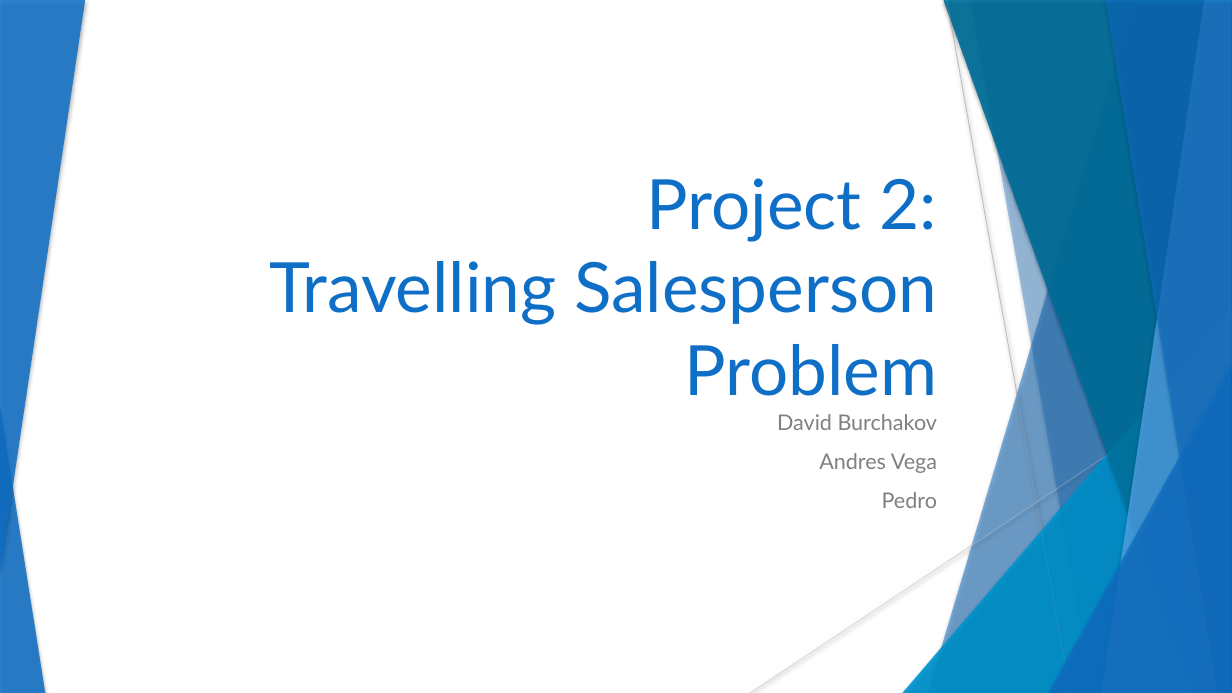
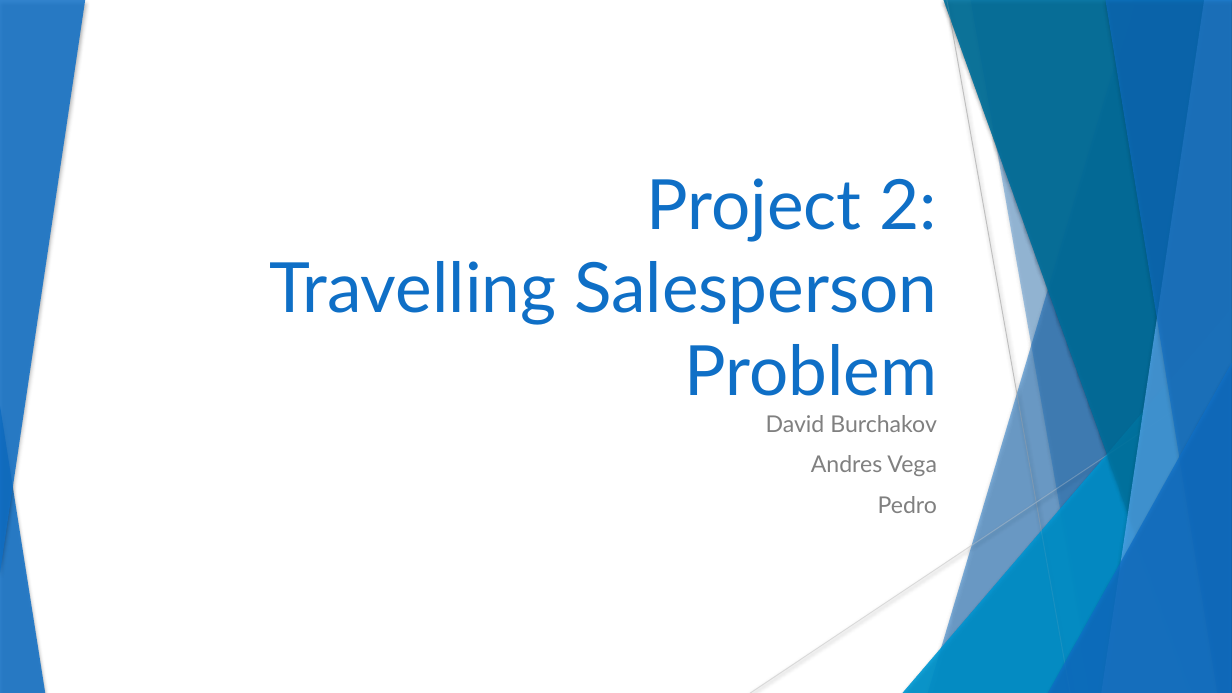
Before and after one commit to Spleentery/DA_TSP_Project-2, a slide deck: slide 1 of docs/Project 2.pptx. Drawn at 1232x693 pixels with LibreOffice and Linux fonts; fonts in the diff are those of the drawing. Boxes give left, top, right and bottom in pixels: in the first picture for what was removed or moved away, otherwise in the second. Text is boxed around its words. In the diff, an @@ line names an element or a change of style, - is before the commit and + after.

Commit message:
update presentation

```diff
--- a/docs/Project 2.pptx
+++ b/docs/Project 2.pptx
@@ subtitle "David Burchakov" at <box>766,415,937,513</box>: size 16.7 to 18 pt @@
```
Also in this commit, not shown: 4 other slides changed, 3 slides added.
